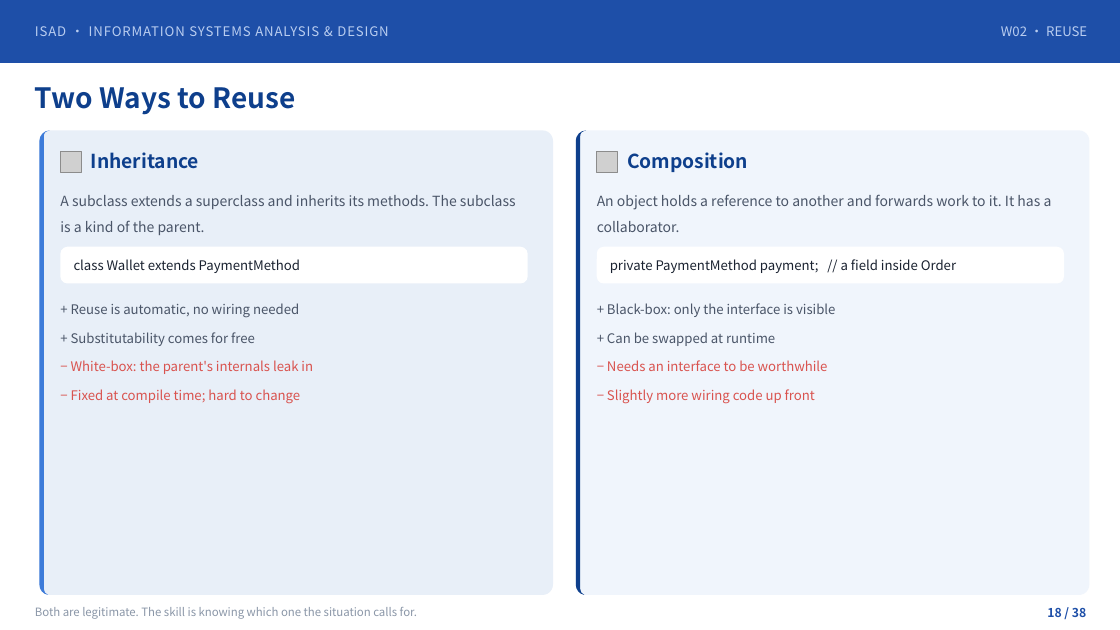
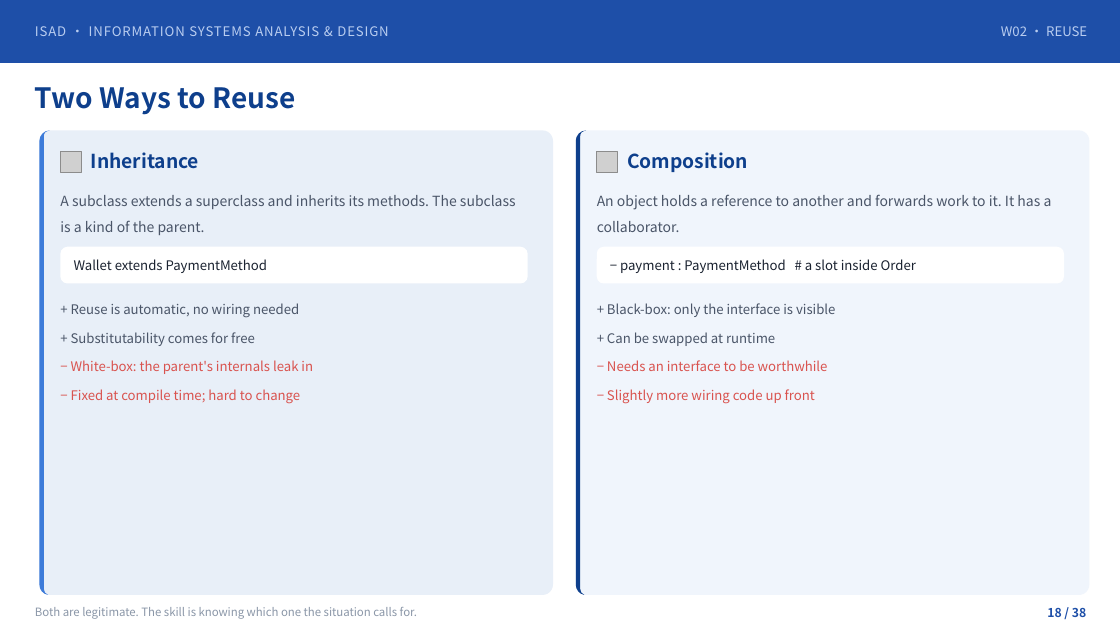
Before and after one commit to klausren/isad-course, a slide deck: slide 18 of 01-slides/W02-Object-Oriented-Foundations.pptx. Drawn at 1120x630 pixels with LibreOffice and Linux fonts; fonts in the diff are those of the drawing; grey boxes stand for pictures. Boxes give left, top, right and bottom in pixels: in the first picture for what was removed or moved away, otherwise in the second. Text is boxed around its words. In the diff, an @@ line names an element or a change of style, - is before the commit and + after.

```diff
--- a/01-slides/W02-Object-Oriented-Foundations.pptx
+++ b/01-slides/W02-Object-Oriented-Foundations.pptx
@@ text at [74, 259, 267, 273]: text changed @@
-class Wallet extends PaymentMethod
+Wallet extends PaymentMethod
@@ text at [620, 259, 916, 273]: text changed @@
-private PaymentMethod payment; // a field inside Order
+− payment : PaymentMethod # a slot inside Order
```
Also in this commit, not shown: 8 other slides changed, 12 other files.
